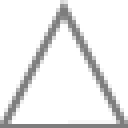
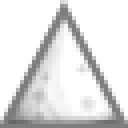
Revision of a layered 128px x 128px image; what changed, layer by layer:
added layer "Layer 1" above "Polygon 1" over [8, 20, 120, 124]
